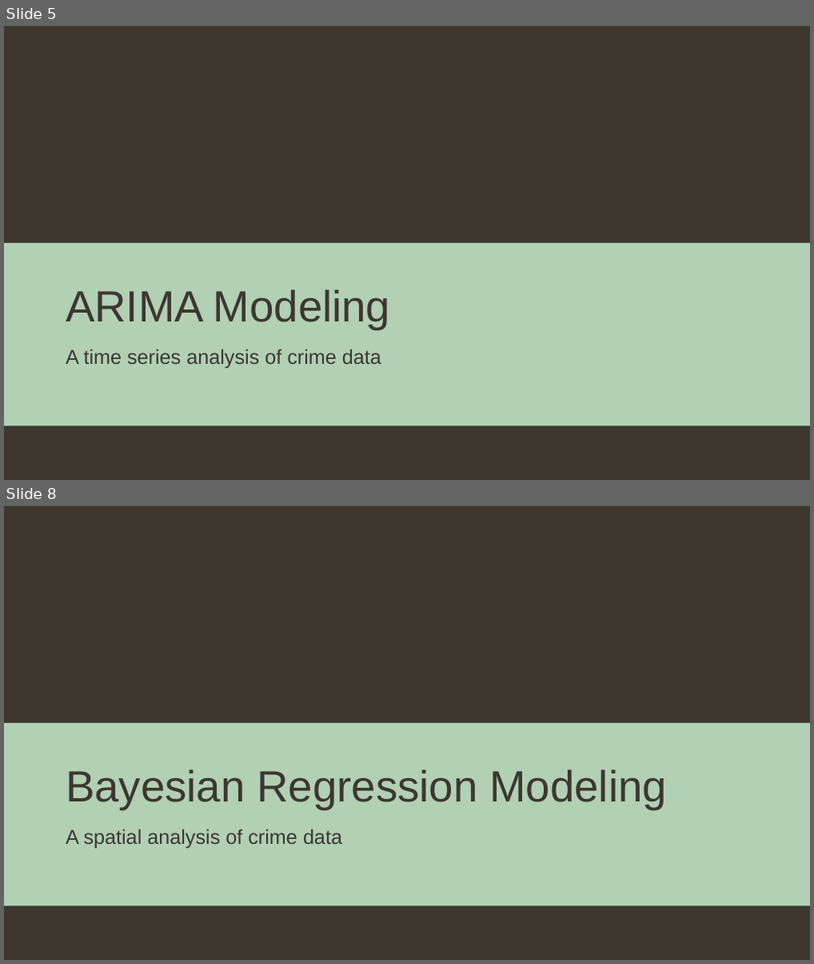
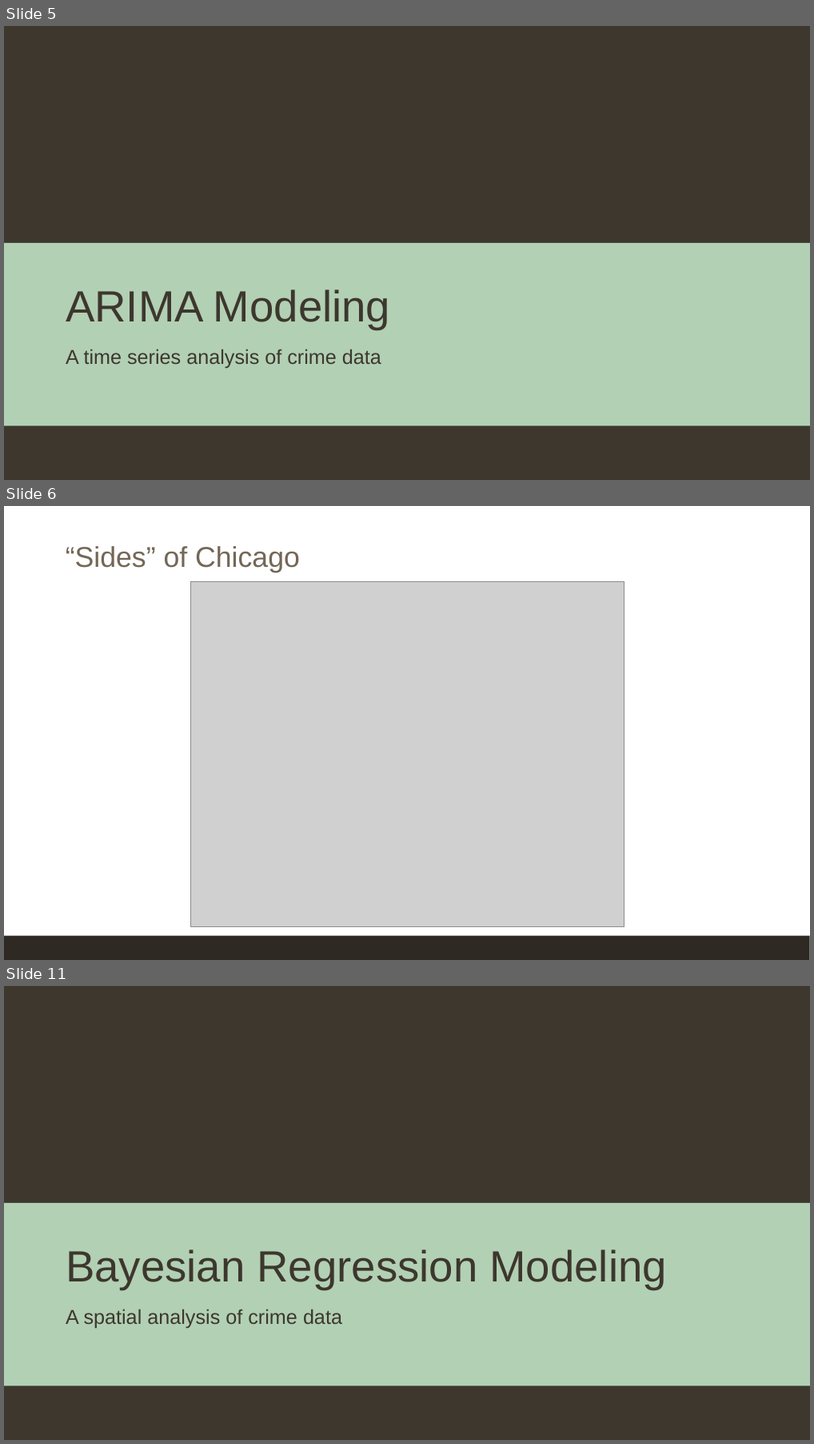
Before and after one commit to EEPlei/Americas-Warzone-Class-Project, a slide deck: Slides/final_slides.pptx. Shown one above the other, each under a label of ours: slides 5 and 8 before the commit, slides 5, 6 and 11 after it; the slides between them are not shown. The pictures are 814x964 and 814x1444 pixels, drawn with LibreOffice and Linux fonts; fonts in the diff are those of the drawing; grey boxes stand for pictures; background and template pictures are left out. Boxes give left, top, right and bottom in pixels: in the first picture for what was removed or moved away, otherwise in the second. Text is boxed around its words. In the diff, an @@ line names an element or a change of style, - is before the commit and + after.

```diff
--- a/Slides/final_slides.pptx
+++ b/Slides/final_slides.pptx
@@ slide 6 added at box(4, 506, 810, 960), background #FFFFFF @@
@@ title added at box(66, 546, 300, 573), 34 pt, text #736756 @@
+“Sides” of Chicago
@@ picture added at box(190, 582, 625, 927) @@
@@ rectangle added at box(4, 936, 810, 960), fill #2E2923 @@
@@ what was slide 8 is now slide 11 @@
```
Also in this commit, not shown: 4 slides changed, 5 other slides added, 2 slides removed.
